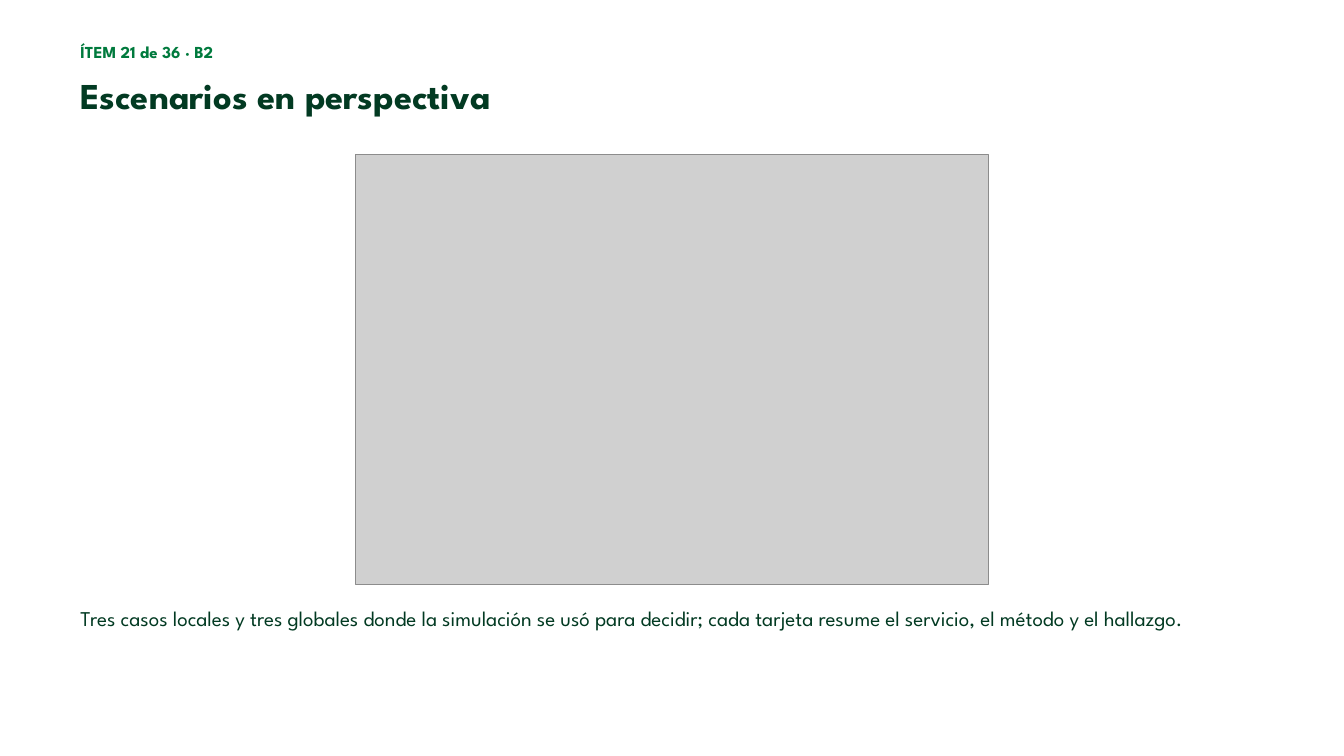
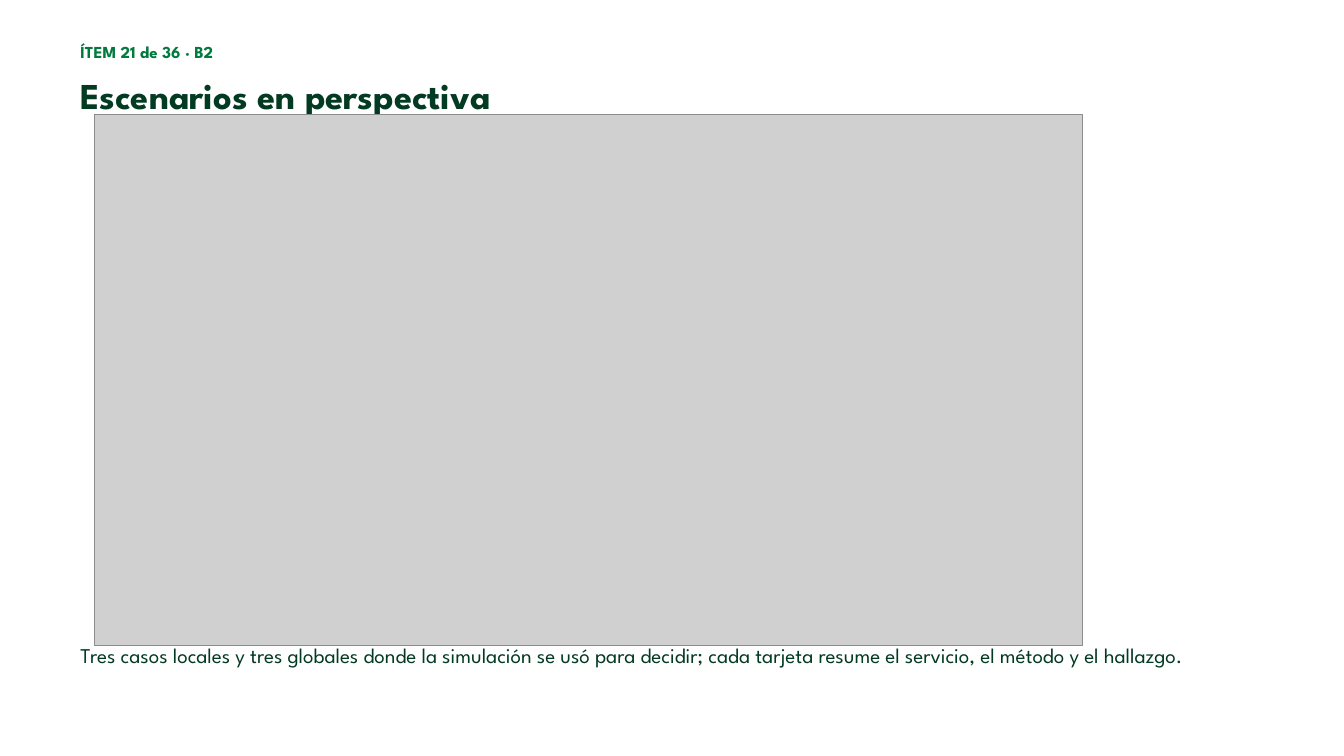
Before and after one commit to esteban-nieto/Modelacion, a slide deck: slide 25 of docs/exposicion/Exposicion_Modelacion.pptx. Drawn at 1344x756 pixels with LibreOffice and Linux fonts; fonts in the diff are those of the drawing; grey boxes stand for pictures; background and template pictures are left out. Boxes give left, top, right and bottom in pixels: in the first picture for what was removed or moved away, otherwise in the second. Text is boxed around its words. In the diff, an @@ line names an element or a change of style, - is before the commit and + after.

```diff
--- a/docs/exposicion/Exposicion_Modelacion.pptx
+++ b/docs/exposicion/Exposicion_Modelacion.pptx
@@ picture resized from (x1=356, y1=154, x2=988, y2=585) to (x1=94, y1=115, x2=1083, y2=646) @@
@@ text "Tres casos locales y tres ..." rewrapped from (x1=80, y1=611, x2=1183, y2=631) to (x1=80, y1=643, x2=1183, y2=668) @@
```
Also in this commit, not shown: 8 other slides changed, 1 other file.
